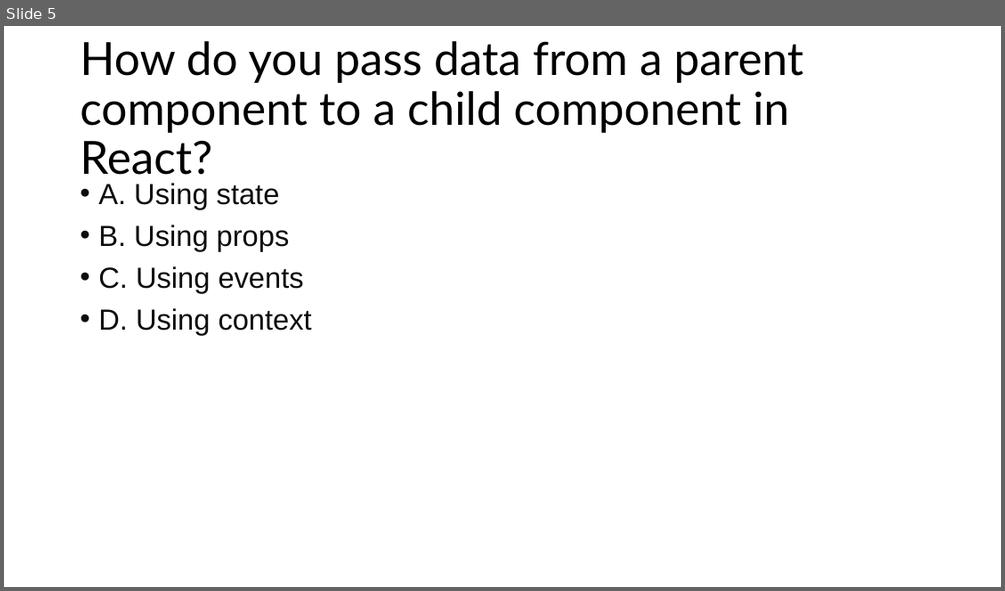
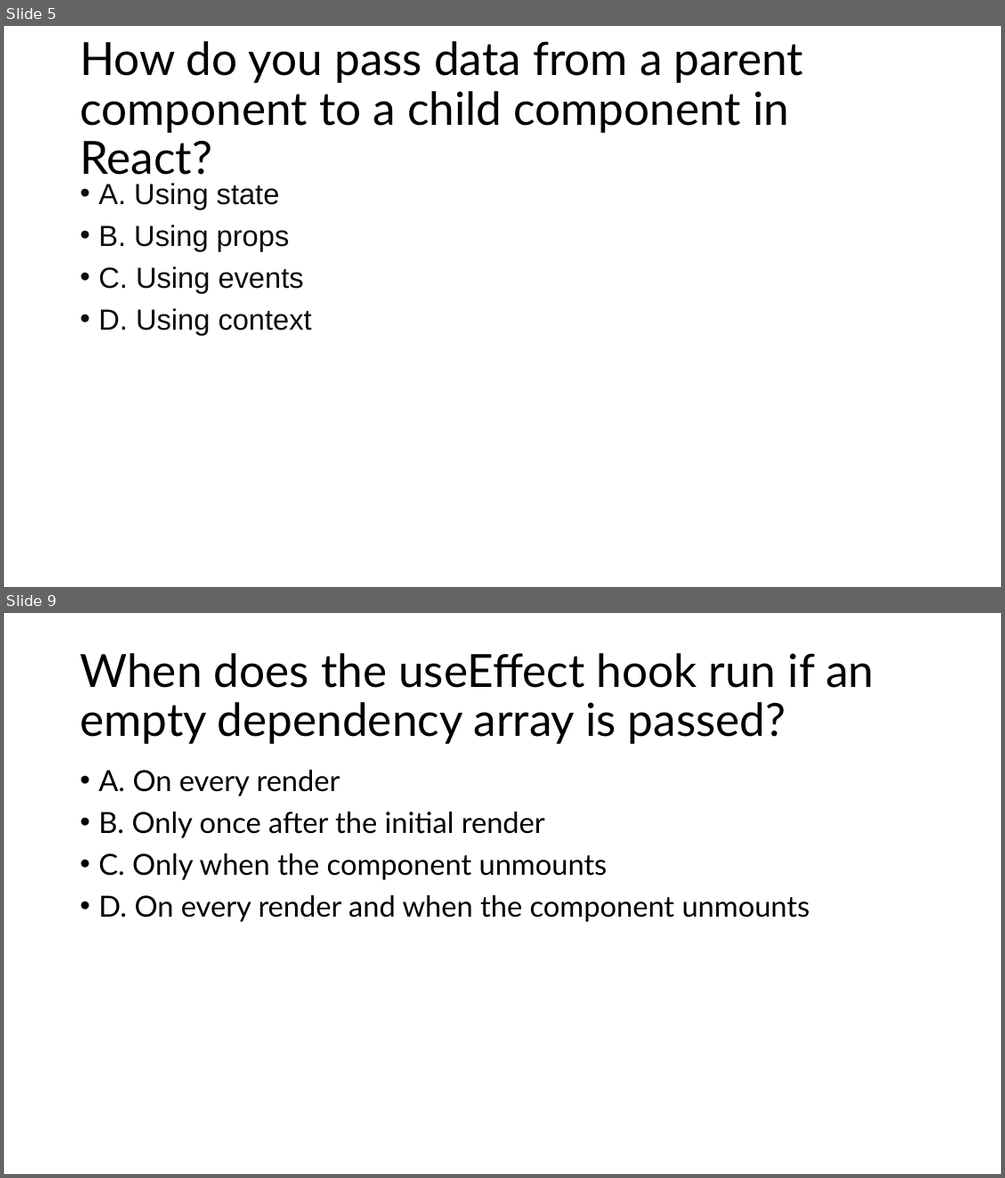
Before and after one commit to aniljos/FS-May-2024, a slide deck: Presentation/MCQ's.pptx. Shown one above the other, each under a label of ours: slide 5 before the commit, slides 5 and 9 after it; the slides between them are not shown. The pictures are 1005x591 and 1005x1178 pixels, drawn with LibreOffice and Linux fonts; fonts in the diff are those of the drawing. Boxes give left, top, right and bottom in pixels: in the first picture for what was removed or moved away, otherwise in the second. Text is boxed around its words. In the diff, an @@ line names an element or a change of style, - is before the commit and + after.

```diff
--- a/Presentation/MCQ's.pptx
+++ b/Presentation/MCQ's.pptx
@@ slide 9 added at (4, 613, 1001, 1174), background #FFFFFF @@
@@ title added at (80, 653, 874, 744), 44 pt, text #000000 @@
+When does the useEffect hook run if an empty dependency array is passed?
@@ text added at (98, 770, 810, 922), 28 pt, text #000000 @@
+• A. On every render
+• B. Only once after the initial render
+• C. Only when the component unmounts
+• D. On every render and when the component unmounts
```
Also in this commit, not shown: 9 other slides added, 1 slide removed, 17 other files.
